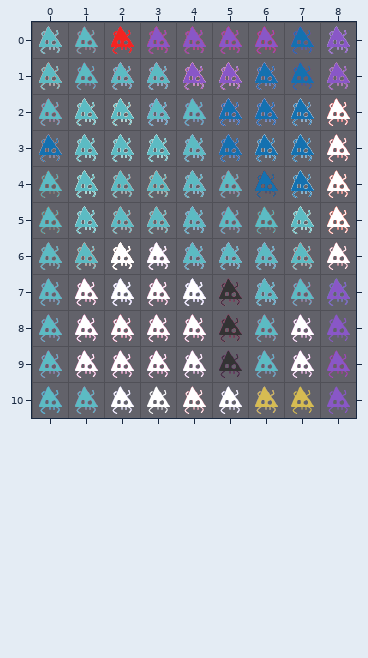
An edit to a level. Tiled map, spaders/src/map/levels.tmx. This is how it looked before the edit.
Cells are 64x64 px. Shown: x 0..8, y 0..10.
The same view after the edit:
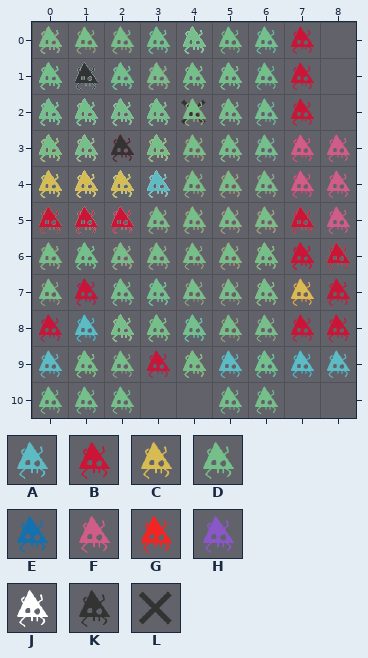
Key: from "spadersTileset": A 0, B 1, C 2, D 3, E 4, F 5, G 6, H 7, J 8, K 9, L 10.
_ is an empty cell.
Tiles of an added or newly shown layer are drawn over the layers below it.
Difference:
Layer "1952 - OXO" (added):
y 0: x 0 _ -> A; x 2..3 __ -> AB; x 7 _ -> B
y 1: x 1 _ -> A; x 3 _ -> B; x 7 _ -> B
y 2: x 0 _ -> A; x 2..3 __ -> AB; x 7 _ -> B
y 3: x 0..7 ________ -> BBBBBBBB
y 4: x 3 _ -> B; x 5 _ -> C; x 7 _ -> B
y 5: x 3..4 __ -> BC; x 6..7 __ -> CB
y 6: x 3 _ -> B; x 5 _ -> C; x 7 _ -> B
y 7: x 0..7 ________ -> BBBBBBBB
Layer "Pitfall" (added):
y 0: x 6 _ -> A
y 1: x 0..1 __ -> CC; x 5 _ -> A
y 2: x 0..1 __ -> CC; x 3..4 __ -> CC
y 3: x 0 _ -> C; x 3 _ -> C
y 4: x 0..3 ____ -> DDDD
y 5..6: x 0..1 __ -> DD
y 7: x 0..1 __ -> EE; x 4..6 ___ -> EEE
y 8: x 0..4 _____ -> EEEEE; x 6 _ -> E
y 9: x 1..3 ___ -> EEE; x 6..7 __ -> EE
Layer "Duck Hunt" (added):
y 0: x 0..3 ____ -> DDDD
y 1: x 0..4 _____ -> DJJDD
y 2: x 0..6 _______ -> JJKJDFF
y 3: x 0..8 _________ -> JJKJDFFFF
y 4: x 0..8 _________ -> JJJJDFFFF
y 5: x 0..8 _________ -> DJJDDFFFF
y 6: x 0..3 ____ -> DDDD
Layer "Asteroid" (added):
y 0: x 0..4 _____ -> JKKKJ
y 1: x 1..3 ___ -> JKJ
y 2: x 2 _ -> J
y 4: x 2 _ -> J
y 6: x 2 _ -> J
y 8: x 2 _ -> J
Layer "Pong" (added):
y 0..1: x 3 _ -> A; x 6 _ -> E
y 2: x 0 _ -> D; x 3 _ -> A; x 6 _ -> E
y 3: x 0 _ -> D; x 3 _ -> C; x 6 _ -> E
y 4: x 0 _ -> D; x 3 _ -> A; x 6 _ -> E
y 5..6: x 0 _ -> D; x 3 _ -> A
y 7: x 3 _ -> A
Layer "Maze" (added):
y 0: x 2 _ -> D; x 6 _ -> D
y 1: x 3..5 ___ -> DDD
y 2: x 3..5 ___ -> DLD
y 3: x 3..5 ___ -> DDD
y 4: x 2 _ -> D; x 6 _ -> D
y 5: x 1 _ -> D; x 7 _ -> D
y 6: x 0 _ -> D; x 8 _ -> D
Layer "Jump Bug" (added):
y 0: x 0..2 ___ -> BBB
y 1: x 0..3 ____ -> AAAB
y 2: x 0..1 __ -> AA; x 4 _ -> B
y 3: x 0 _ -> C; x 4 _ -> B
y 4: x 0..2 ___ -> CCC; x 4..6 ___ -> BBB
y 5: x 0..7 ________ -> BBBBBBBB
y 6: x 0 _ -> B; x 2..8 _______ -> BBBBCBB
y 7: x 0..8 _________ -> BBAABBCCB
y 8: x 0..8 _________ -> BACCABBBB
y 9: x 0..8 _________ -> ACBBCAAAA
Layer "Arrow" (now hidden):
y 0: x 3 B -> _
y 1: x 2..4 BBB -> ___
y 2: x 1..2 BB -> __; x 4..5 BB -> __
y 3: x 0..1 BB -> __; x 5..6 BB -> __
y 4: x 0 B -> _; x 6 B -> _
Layer "Copy of Tetris" (now hidden):
y 0: x 0..4 DDAAA -> _____; x 6 B -> _
y 1: x 1..6 DDABBB -> ______
y 2: x 1..6 CCHHHH -> ______
y 3: x 0..1 CC -> __
Layer "Rainbow" (now hidden):
y 0: x 0..8 HHHHHHHHH -> _________
y 1: x 0..8 GGGGGGGGG -> _________
y 2: x 0..8 FFFFFFFFF -> _________
y 3: x 0..8 EEEEEEEEE -> _________
y 4: x 0..8 DDDDDDDDD -> _________
y 5: x 0..8 CCCCCCCCC -> _________
y 6: x 0..8 BBBBBBBBB -> _________
y 7: x 0..8 AAAAAAAAA -> _________
Layer "Invader" (now hidden):
y 0: x 0..5 HHHHHH -> ______
y 1: x 0..5 GGGGGG -> ______
y 2: x 0 F -> _; x 2..3 FF -> __; x 5 F -> _
y 3: x 0..5 EEEEEE -> ______
y 4: x 1..4 DDDD -> ____
y 5: x 0 D -> _; x 2..3 CC -> __; x 5 D -> _
y 6: x 0 D -> _; x 2..3 BB -> __; x 5 D -> _
Layer "It's a me" (now hidden):
y 0: x 0..2 GGG -> ___
y 1: x 0..5 GGGGGG -> ______
y 2: x 0..2 CKC -> ___
y 3: x 0..4 CKCCC -> _____
y 4: x 0..5 CCECCC -> ______
y 5: x 0..4 CEEEE -> _____
y 6: x 0..3 CCCC -> ____
y 7: x 0 G -> _
y 8: x 0..2 GGG -> ___
y 9: x 0..3 GGGG -> ____
y 10: x 0..1 EG -> __
Layer "Skull" (now hidden):
y 0: x 2..6 GGGGG -> _____
y 1: x 1..7 GJJJJJG -> _______
y 2..3: x 0..8 GJJJJJJJG -> _________
y 4..5: x 0..8 GJGGJGGJG -> _________
y 6: x 1..7 GJJJJJG -> _______
y 7: x 1..7 GJGJGJG -> _______
y 8: x 2..6 GGGGG -> _____
Layer "Superhard" (now hidden):
y 0: x 0..8 JBGGGGGBJ -> _________
y 1: x 0..8 JKJJJJJKJ -> _________
y 2: x 0..8 GJJJKJJJG -> _________
y 3: x 0..8 GJJJJJJJG -> _________
y 4: x 0..8 GJGGJGGJG -> _________
y 5: x 0..8 GJBBJBBJG -> _________
y 6: x 1..7 GJJJJJG -> _______
y 7: x 1..7 GJGJGJG -> _______
y 8: x 1..7 BGGGGGB -> _______
y 9: x 0..8 BBBBBBBBB -> _________
y 10: x 4 B -> _
Layer "Pac" (now hidden):
y 0: x 3..8 HHHHHH -> ______
y 1: x 1..8 HHHHHHHH -> ________
y 2: x 0..8 HJJHHHHJJ -> _________
y 3: x 0..8 JJJJHHJJJ -> _________
y 4..5: x 0..8 KJJJHHKJJ -> _________
y 6: x 0..8 HJJHHHHJJ -> _________
y 7..9: x 0..8 HHHHHHHHH -> _________
y 10: x 0..2 HHH -> ___; x 5..6 HH -> __; x 8 H -> _
Layer "Blue one" (now hidden):
y 0: x 0..1 AA -> __; x 7 E -> _
y 1: x 0..3 AAAA -> ____; x 6..7 EE -> __
y 2: x 0..7 AAAAAEEE -> ________
y 3: x 0..7 EAAAAEEE -> ________
y 4: x 0..7 AAAAAAEE -> ________
y 5: x 0..7 AAAAAAAA -> ________
y 6: x 0..7 AAJJAAAA -> ________
y 7: x 0..7 AJJJJKAA -> ________
y 8..9: x 0..7 AJJJJKAJ -> ________
y 10: x 0..7 AAJJJJCC -> ________
